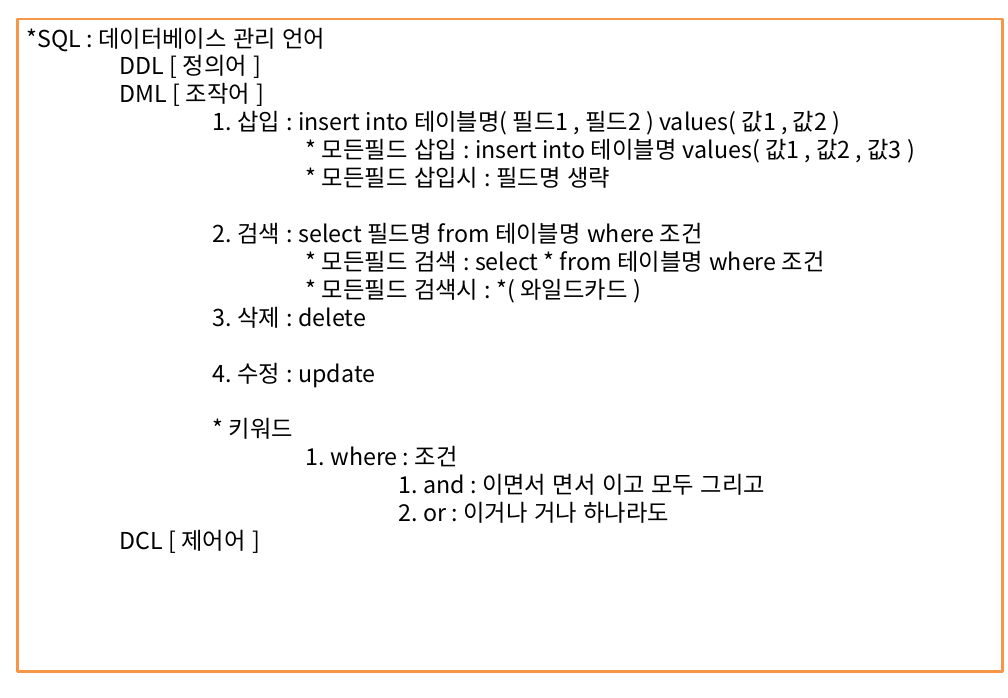
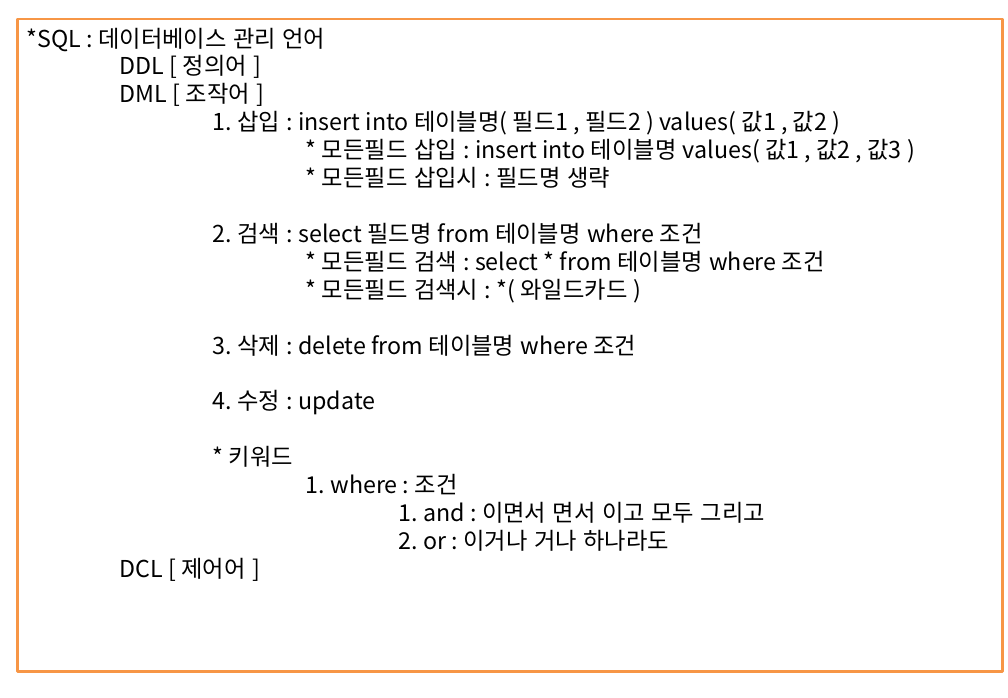
Before and after one commit to itdanja/web_ezen_1, a slide deck: slide 40 of java1/src/정리함/JAVA정리.pptx. Drawn at 1008x698 pixels with LibreOffice and Linux fonts; fonts in the diff are those of the drawing. Boxes give left, top, right and bottom in pixels: in the first picture for what was removed or moved away, otherwise in the second. Text is boxed around its words. In the diff, an @@ line names an element or a change of style, - is before the commit and + after.

```diff
--- a/java1/src/정리함/JAVA정리.pptx
+++ b/java1/src/정리함/JAVA정리.pptx
@@ text in rectangle at [213, 334, 636, 356]: text changed @@
-3. 삭제 : delete
+3. 삭제 : delete from 테이블명 where 조건
```
Also in this commit, not shown: 1 other slide changed, 4 other files.
